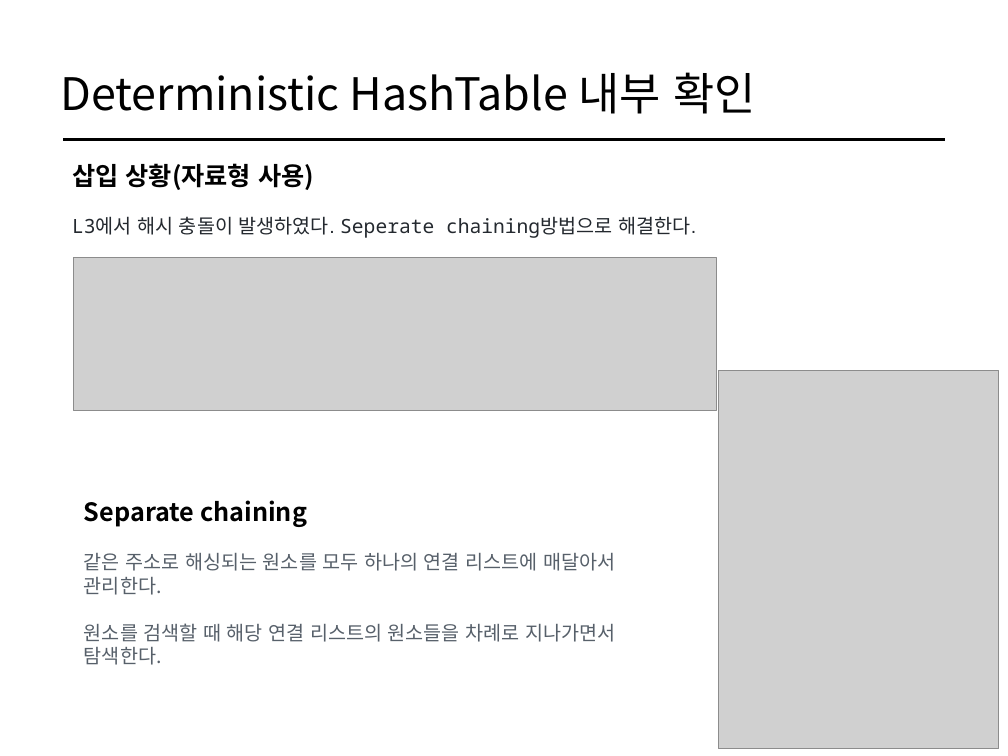
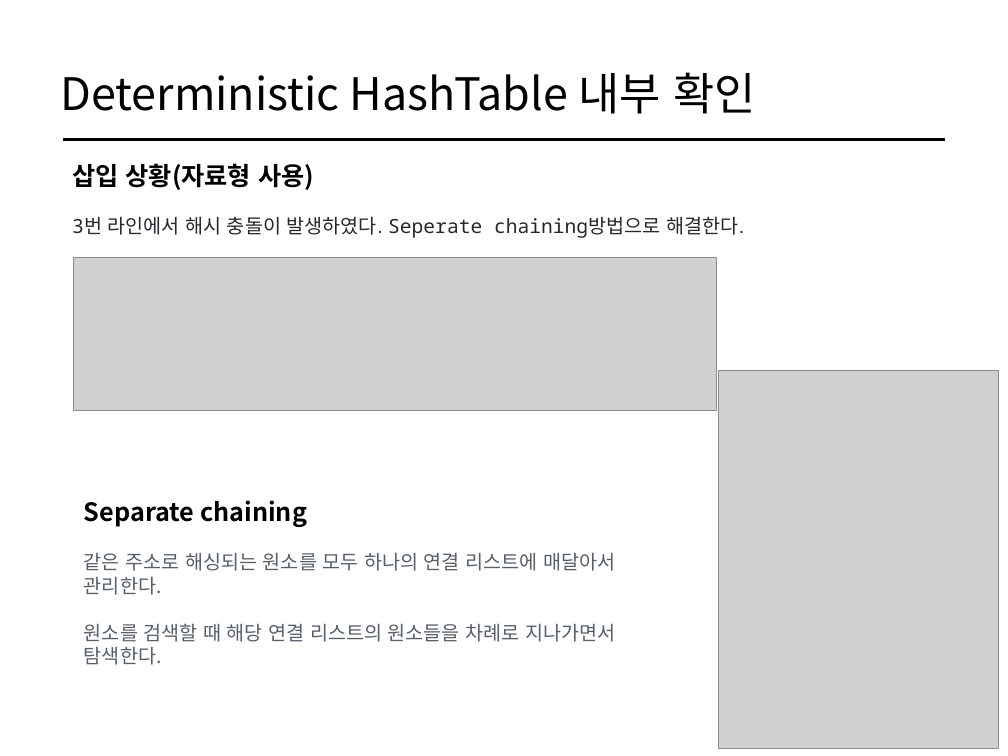
Before and after one commit to cs-study-org/cs-study, a slide deck: slide 6 of 05/yongki/DataStructure&FileSystem.pptx. Drawn at 1008x756 pixels with LibreOffice and Linux fonts; fonts in the diff are those of the drawing; grey boxes stand for pictures. Boxes give left, top, right and bottom in pixels: in the first picture for what was removed or moved away, otherwise in the second. Text is boxed around its words. In the diff, an @@ line names an element or a change of style, - is before the commit and + after.

```diff
--- a/05/yongki/DataStructure&FileSystem.pptx
+++ b/05/yongki/DataStructure&FileSystem.pptx
@@ text at (72,216,744,238): text changed @@
-L3에서 해시 충돌이 발생하였다. Seperate chaining방법으로 해결한다.
+3번 라인에서 해시 충돌이 발생하였다. Seperate chaining방법으로 해결한다.
```
Also in this commit, not shown: 9 other slides changed, 16 slides added.
